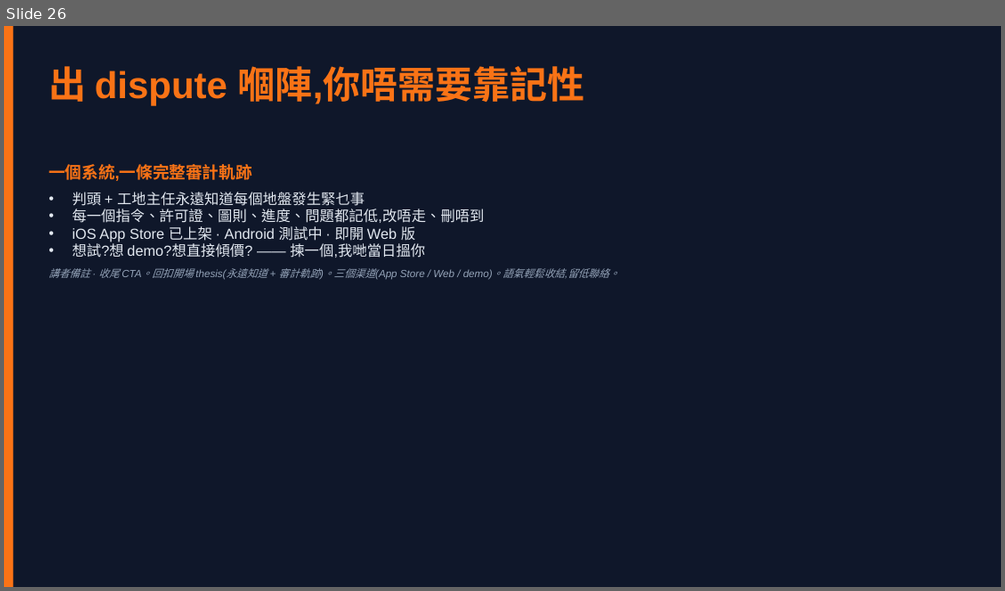
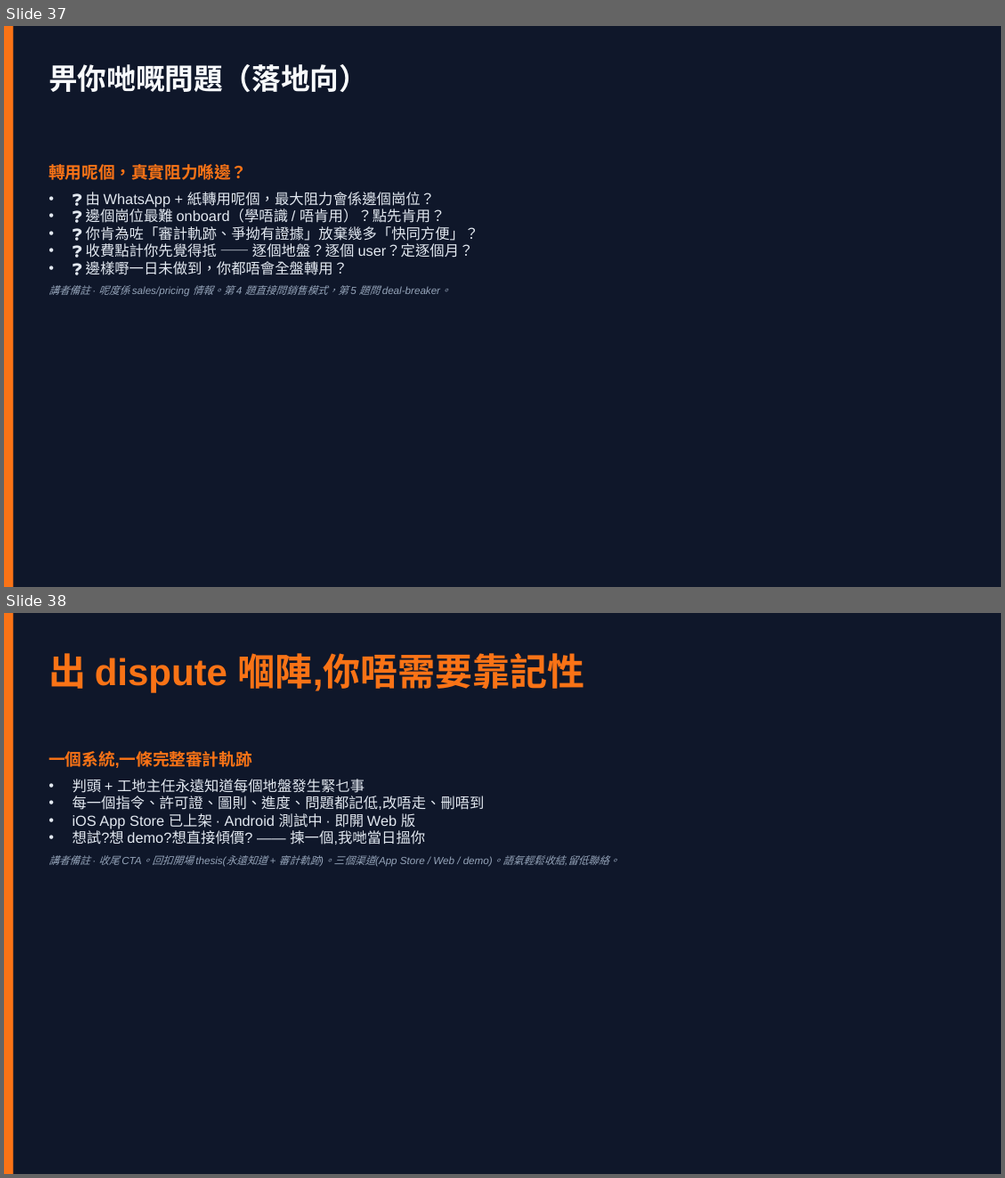
Before and after one commit to kwanchunkit724/construction-app, a slide deck: .planning/sim-2026/presentation.pptx. Shown one above the other, each under a label of ours: slide 26 before the commit, slides 37 and 38 after it. The pictures are 1005x591 and 1005x1178 pixels, drawn with LibreOffice and Linux fonts; fonts in the diff are those of the drawing. Boxes give left, top, right and bottom in pixels: in the first picture for what was removed or moved away, otherwise in the second. Text is boxed around its words. In the diff, an @@ line names an element or a change of style, - is before the commit and + after.

```diff
--- a/.planning/sim-2026/presentation.pptx
+++ b/.planning/sim-2026/presentation.pptx
@@ slide 37 added at [4, 26, 1001, 587], background #0F172A @@
@@ rectangle added at [4, 26, 13, 587], fill #F97316 @@
@@ title added at [48, 64, 368, 92], 28 pt, text #F8FAFC, bold @@
+畀你哋嘅問題（落地向）
@@ text added at [48, 164, 479, 297], 14 pt, text #E2E8F0 @@
+轉用呢個，真實阻力喺邊？
+• ❓ 由 WhatsApp + 紙轉用呢個，最大阻力會係邊個崗位？
+• ❓ 邊個崗位最難 onboard（學唔識 / 唔肯用）？點先肯用？
+• ❓ 你肯為咗「審計軌跡、爭拗有證據」放棄幾多「快同方便」？
+• ❓ 收費點計你先覺得抵 —— 逐個地盤？逐個 user？定逐個月？
+• ❓ 邊樣嘢一日未做到，你都唔會全盤轉用？
+講者備註 · 呢度係 sales/pricing 情報。第 4 題直接問銷售模式，第 5 題問 deal-breaker。
@@ what was slide 26 is now slide 38 @@
```
Also in this commit, not shown: 11 other slides added, 5 other files.
